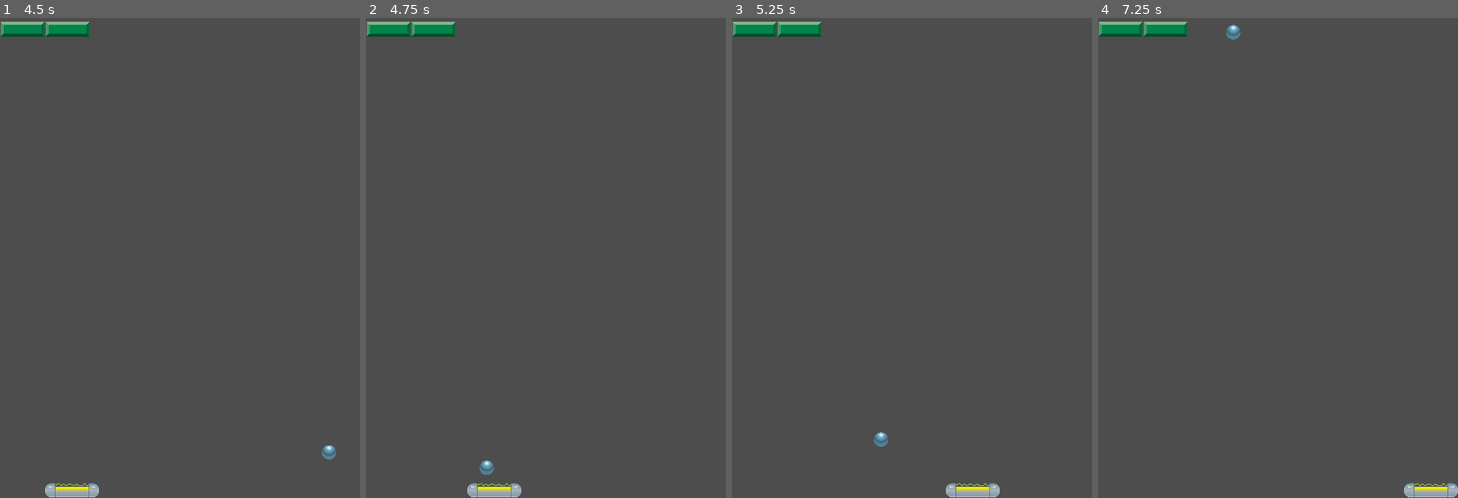
Above: before the commit, frames 1-4 (left to right).
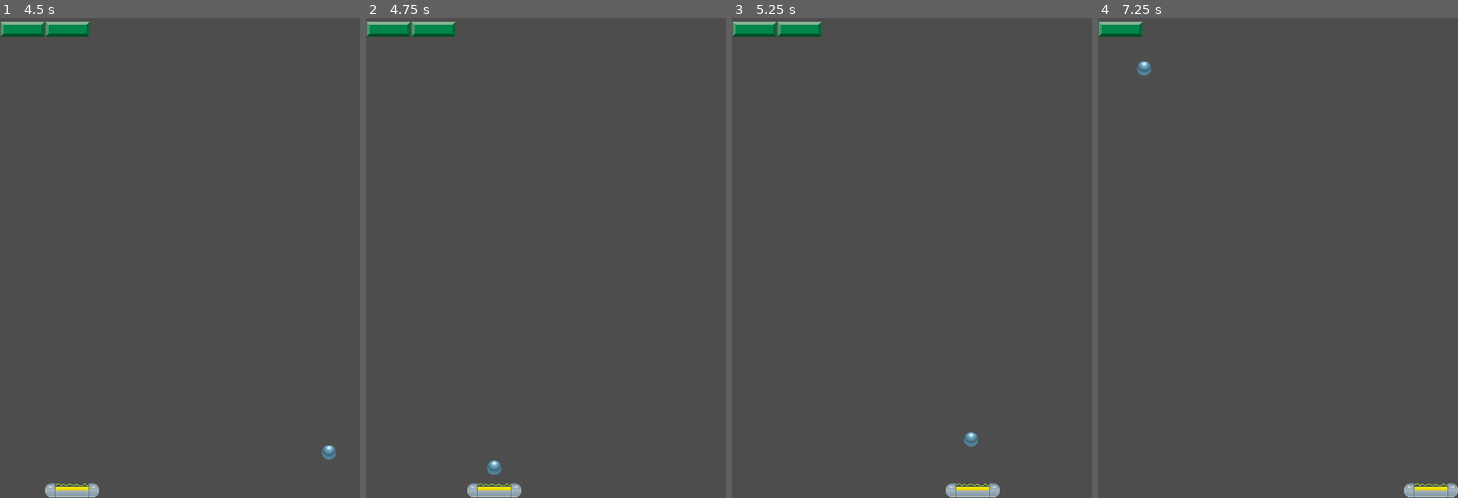
Above: after the commit, the same moments.

Repository: GiovanniCst/breakout
Game: Godot game, scene res://main.tscn
The game is run twice, just before and just after one commit, with the same random seed, the same clock (stepped at 60 frames per second) and the same inputs.
Inputs:
- Up to frame 1 (4.5 s): tap Enter (launch) at 0.5, 0.6, 1.35, 2.1, 2.85, 3.6, 4.35 s; hold Right (move_right) 0.53-2.03 s; tap Space at 2 s; hold Left (move_left) 2.03-4.28 s; hold Right (move_right) from 4.28 s (still down)
- Up to frame 2 (4.75 s): keep holding Right (move_right)
- Up to frame 3 (5.25 s): keep holding Right (move_right); tap Enter (launch) at 5.1 s
- Up to frame 4 (7.25 s): keep holding Right (move_right); tap Enter (launch) at 5.85, 6.6 s

Frame 1 is identical in both runs. In frame 2, 0.1% of the frame differs, in the area x 31-38%, y 92-96%; in frame 3, 0.2%; in frame 4, 0.6%, in the area x 10-40%, y 0-13%.

Commit message:
Feature: Implement ball following paddle before launch

Diff:
--- a/scripts/ball.gd
+++ b/scripts/ball.gd
@@ -2,13 +2,17 @@
 
 @export var speed = 400
 var launched = false
+var paddle_node: Node2D = null # Reference to the paddle
 
 func _ready():
 	# Initial direction (can be randomized or set by main scene)
 	velocity = Vector2(1, -1).normalized() * speed
 
 func _physics_process(delta):
-	if launched:
+	if not launched and is_instance_valid(paddle_node):
+		# Keep ball centered on paddle horizontally
+		global_position.x = paddle_node.global_position.x
+	elif launched:
 		var collision_info = move_and_collide(velocity * delta)
 		if collision_info:
 			velocity = velocity.bounce(collision_info.get_normal())
@@ -27,3 +31,6 @@
 	# Reset position to paddle or center, to be handled by main scene
 	# For now, just stop movement
 	velocity = Vector2.ZERO
+
+func set_paddle_reference(paddle: Node2D):
+	paddle_node = paddle
--- a/scripts/main.gd
+++ b/scripts/main.gd
@@ -13,10 +13,11 @@
 	if not ball:
 		print("Ball node not found!")
 
-	# Ball will be launched by spacebar press
-	pass
+	# Pass paddle reference to the ball for initial positioning
+	if ball and paddle:
+		ball.set_paddle_reference(paddle)
 
-func _input(event):
+func _input(_event):
 	if Input.is_action_just_pressed("launch"): # Use global Input check
 		print("Launch action pressed!")
 		if ball and not ball.launched:
@@ -29,5 +30,7 @@
 			ball.reset()
 			# Reposition ball above paddle, adjust offset for better placement
 			ball.global_position = paddle.global_position + Vector2(0, -30) # Adjusted offset
+			# Pass paddle reference to the ball again after reset
+			ball.set_paddle_reference(paddle)
 		else:
 			print("Error: Ball node is not valid when out of bounds!")
